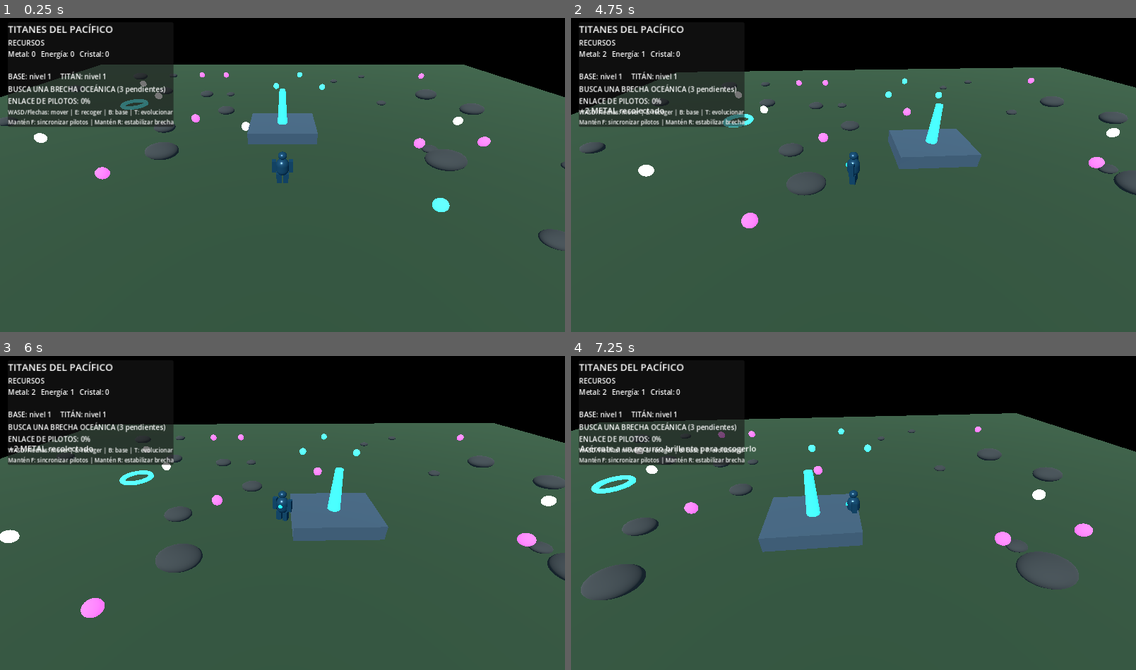
Above: before the commit, frames 1-4 (two rows, left to right).
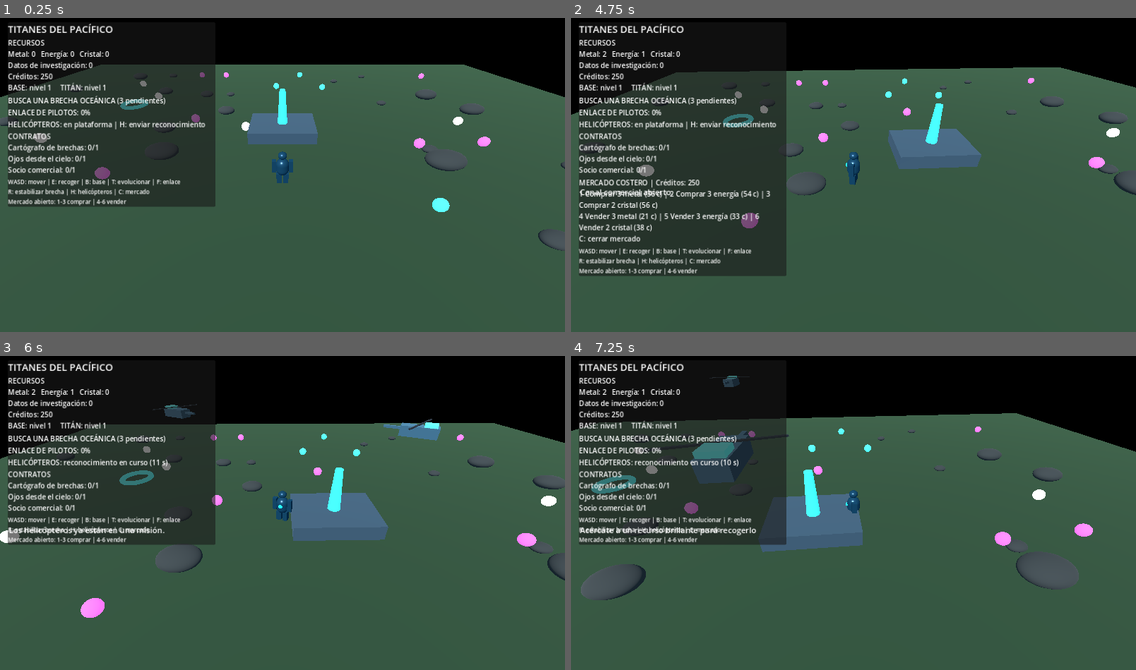
Above: after the commit, the same moments.

Repository: edwjacpinros2012-dev/Titanes-del-Pac-fico-
Game: Godot game, scene res://scenes/main.tscn
The game is run twice, just before and just after one commit, with the same random seed, the same clock (stepped at 60 frames per second) and the same inputs.
Inputs:
- Up to frame 1 (0.25 s): no input
- Up to frame 2 (4.75 s): hold 3 (market_buy_crystal, bound only after the commit) 0.53-1.28 s; hold W (move_forward) 0.53-2.03 s; tap 2 (market_buy_energy, bound only after the commit) at 0.8, 1.35 s; tap 1 (market_buy_metal, bound only after the commit) at 1.55 s; hold 1 (market_buy_metal, bound only after the commit) 2.03-2.78 s; hold A (move_left) 2.03-3.53 s; tap 6 (market_sell_crystal, bound only after the commit) at 2.3, 2.85 s; tap 5 (market_sell_energy, bound only after the commit) at 3.05 s; hold S (move_back) 3.53-4.28 s; hold 5 (market_sell_energy, bound only after the commit) 3.53-4.28 s; tap 4 (market_sell_metal, bound only after the commit) at 3.8, 4.35 s; hold D (move_right) from 4.28 s (still down); tap C (market_toggle, bound only after the commit) at 4.55 s
- Up to frame 3 (6 s): release D (move_right) at 5.03 s; hold W (move_forward) 5.03-5.78 s; hold C (market_toggle, bound only after the commit) 5.03-5.78 s; tap H (scout_helicopters, bound only after the commit) at 5.3, 5.85 s; hold D (move_right) from 5.78 s (still down)
- Up to frame 4 (7.25 s): keep holding D (move_right); tap 3 (market_buy_crystal, bound only after the commit) at 6.05 s; hold E (collect) from 6.53 s (still down); tap 2 (market_buy_energy, bound only after the commit) at 6.8 s

The runs differ from the first frame. In frame 1, 12% of the frame differs, in the area x 1-39%, y 13-60%; in frame 2, 20%, in the area x 1-39%, y 13-83%; in frame 3, 13%; in frame 4, 13%.

Commit message:
Connect helicopter scouting, contracts and trading to main gameplay HUD

Diff:
--- a/scripts/main.gd
+++ b/scripts/main.gd
@@ -11,6 +11,14 @@
 var sync_label: Label
 var pilot_sync: PilotSyncManager
 var rift_manager: PacificRiftManager
+var trade_manager: TradeManager
+var contract_manager: ContractManager
+var helicopter_manager: HelicopterScoutManager
+var contracts_label: Label
+var helicopter_label: Label
+var market_label: Label
+var market_open: bool = false
+var research_data: int = 0
 var resources := {"metal": 0, "energia": 0, "cristal": 0}
 var base_level := 1
 var titan_level := 1
@@ -39,6 +47,12 @@
 		objective_label.text = rift_manager.get_objective_text()
 	if sync_label and pilot_sync:
 		sync_label.text = pilot_sync.get_status_text()
+	if contracts_label and contract_manager:
+		contracts_label.text = contract_manager.get_summary_text()
+	if helicopter_label and helicopter_manager:
+		helicopter_label.text = helicopter_manager.get_status_text()
+	if market_label and market_open and trade_manager:
+		market_label.text = trade_manager.get_market_text()
 
 func _physics_process(_delta: float) -> void:
 	# El movimiento ahora pertenece al controlador del Titán Alfa.
@@ -51,6 +65,19 @@
 		_upgrade_base()
 	if event.is_action_pressed("evolve_titan"):
 		_evolve_titan()
+	if event.is_action_pressed("market_toggle"):
+		market_open = not market_open
+		if market_label:
+			market_label.visible = market_open
+		_show_status("Canal comercial abierto." if market_open else "Canal comercial cerrado.")
+	if event.is_action_pressed("scout_helicopters"):
+		if helicopter_manager and player:
+			if helicopter_manager.dispatch_scout(player.global_position):
+				_show_status("Helicópteros enviados a reconocer el sector.")
+			else:
+				_show_status("Los helicópteros ya están en una misión.")
+	if market_open:
+		_handle_market_input(event)
 
 func _setup_input() -> void:
 	_add_key("move_forward", KEY_W)
@@ -66,6 +93,14 @@
 	_add_key("evolve_titan", KEY_T)
 	_add_key("sync_pilots", KEY_F)
 	_add_key("stabilize_rift", KEY_R)
+	_add_key("market_toggle", KEY_C)
+	_add_key("scout_helicopters", KEY_H)
+	_add_key("market_buy_metal", KEY_1)
+	_add_key("market_buy_energy", KEY_2)
+	_add_key("market_buy_crystal", KEY_3)
+	_add_key("market_sell_metal", KEY_4)
+	_add_key("market_sell_energy", KEY_5)
+	_add_key("market_sell_crystal", KEY_6)
 
 func _add_key(action: String, keycode: Key) -> void:
 	if not InputMap.has_action(action):
@@ -141,6 +176,21 @@
 	add_child(rift_manager)
 	rift_manager.rift_stabilized.connect(_on_rift_stabilized)
 
+	trade_manager = TradeManager.new()
+	trade_manager.name = "TradeManager"
+	add_child(trade_manager)
+	trade_manager.trade_completed.connect(_on_trade_completed)
+
+	contract_manager = ContractManager.new()
+	contract_manager.name = "ContractManager"
+	add_child(contract_manager)
+	contract_manager.contract_completed.connect(_on_contract_completed)
+
+	helicopter_manager = HelicopterScoutManager.new()
+	helicopter_manager.name = "HelicopterScoutManager"
+	add_child(helicopter_manager)
+	helicopter_manager.scouting_completed.connect(_on_scouting_completed)
+
 func _on_synchronization_started() -> void:
 	_show_status("¡Enlace de pilotos sincronizado! Movilidad mejorada temporalmente.")
 
@@ -150,8 +200,55 @@
 func _on_rift_stabilized(_index: int, reward: Dictionary) -> void:
 	for resource_id in reward.keys():
 		resources[resource_id] = int(resources.get(resource_id, 0)) + int(reward[resource_id])
+	contract_manager.register_action("rift")
 	_update_hud()
 	_show_status("¡Brecha estabilizada! Recompensas: +5 metal, +3 energía, +2 cristal.")
+
+func _on_scouting_completed(reward: Dictionary) -> void:
+	for resource_id in reward.keys():
+		if resource_id == "research_data":
+			research_data += int(reward[resource_id])
+		else:
+			resources[resource_id] = int(resources.get(resource_id, 0)) + int(reward[resource_id])
+	contract_manager.register_action("scout")
+	_update_hud()
+	_show_status("Reconocimiento completado: llegaron materiales y datos de investigación.")
+
+func _on_contract_completed(title: String, reward: Dictionary) -> void:
+	for reward_id in reward.keys():
+		if reward_id == "credits":
+			trade_manager.add_credits(int(reward[reward_id]))
+		elif reward_id == "research_data":
+			research_data += int(reward[reward_id])
+		else:
+			resources[reward_id] = int(resources.get(reward_id, 0)) + int(reward[reward_id])
+	_update_hud()
+	_show_status("Contrato completado: " + title + " | recompensa recibida.")
+
+func _on_trade_completed(_good_id: String, _direction: String, _quantity: int) -> void:
+	contract_manager.register_action("trade")
+	_update_hud()
+
+func _handle_market_input(event: InputEvent) -> void:
+	var completed_trade := false
+	if event.is_action_pressed("market_buy_metal"):
+		completed_trade = trade_manager.buy_good("metal", 3, resources)
+	elif event.is_action_pressed("market_buy_energy"):
+		completed_trade = trade_manager.buy_good("energia", 3, resources)
+	elif event.is_action_pressed("market_buy_crystal"):
+		completed_trade = trade_manager.buy_good("cristal", 2, resources)
+	elif event.is_action_pressed("market_sell_metal"):
+		completed_trade = trade_manager.sell_good("metal", 3, resources)
+	elif event.is_action_pressed("market_sell_energy"):
+		completed_trade = trade_manager.sell_good("energia", 3, resources)
+	elif event.is_action_pressed("market_sell_crystal"):
+		completed_trade = trade_manager.sell_good("cristal", 2, resources)
+	if completed_trade:
+		_show_status(trade_manager.last_message)
+	else:
+		if event.is_action_pressed("market_buy_metal") or event.is_action_pressed("market_buy_energy") or event.is_action_pressed("market_buy_crystal") or event.is_action_pressed("market_sell_metal") or event.is_action_pressed("market_sell_energy") or event.is_action_pressed("market_sell_crystal"):
+			_show_status(trade_manager.last_message)
+	_update_hud()
 
 func _create_base_visual(pos: Vector3) -> void:
 	var base := MeshInstance3D.new()
@@ -256,7 +353,7 @@
 	add_child(layer)
 	var panel := PanelContainer.new()
 	panel.position = Vector2(18, 18)
-	panel.custom_minimum_size = Vector2(340, 170)
+	panel.custom_minimum_size = Vector2(470, 370)
 	layer.add_child(panel)
 	var column := VBoxContainer.new()
 	panel.add_child(column)
@@ -272,19 +369,28 @@
 	column.add_child(objective_label)
 	sync_label = Label.new()
 	column.add_child(sync_label)
+	helicopter_label = Label.new()
+	column.add_child(helicopter_label)
+	contracts_label = Label.new()
+	contracts_label.autowrap_mode = TextServer.AUTOWRAP_WORD_SMART
+	column.add_child(contracts_label)
+	market_label = Label.new()
+	market_label.autowrap_mode = TextServer.AUTOWRAP_WORD_SMART
+	market_label.visible = false
+	column.add_child(market_label)
 	var help := Label.new()
-	help.text = "WASD/Flechas: mover | E: recoger | B: base | T: evolucionar\nMantén F: sincronizar pilotos | Mantén R: estabilizar brecha"
+	help.text = "WASD: mover | E: recoger | B: base | T: evolucionar | F: enlace\nR: estabilizar brecha | H: helicópteros | C: mercado\nMercado abierto: 1-3 comprar | 4-6 vender"
 	help.add_theme_font_size_override("font_size", 13)
 	column.add_child(help)
 	status_label = Label.new()
-	status_label.position = Vector2(20, 205)
+	status_label.position = Vector2(20, 390)
 	status_label.add_theme_font_size_override("font_size", 18)
 	layer.add_child(status_label)
 
 func _update_hud() -> void:
 	if not hud:
 		return
-	hud.text = "RECURSOS\nMetal: %d   Energía: %d   Cristal: %d\n\nBASE: nivel %d     TITÁN: nivel %d" % [resources["metal"], resources["energia"], resources["cristal"], base_level, titan_level]
+	hud.text = "RECURSOS\nMetal: %d   Energía: %d   Cristal: %d\nDatos de investigación: %d\nCréditos: %d\nBASE: nivel %d     TITÁN: nivel %d" % [resources["metal"], resources["energia"], resources["cristal"], research_data, trade_manager.credits if trade_manager else 0, base_level, titan_level]
 
 func _show_status(message: String) -> void:
 	if status_label:
